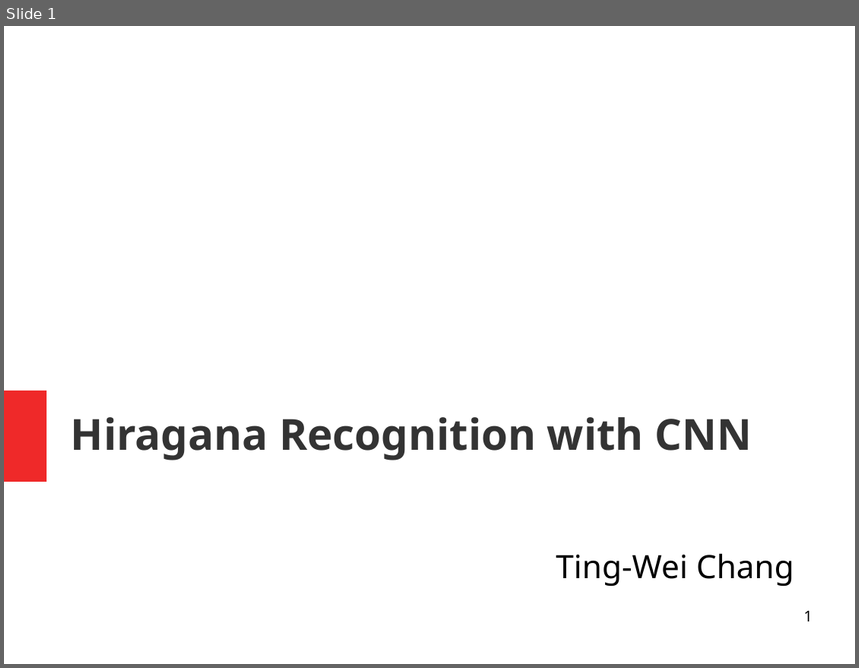
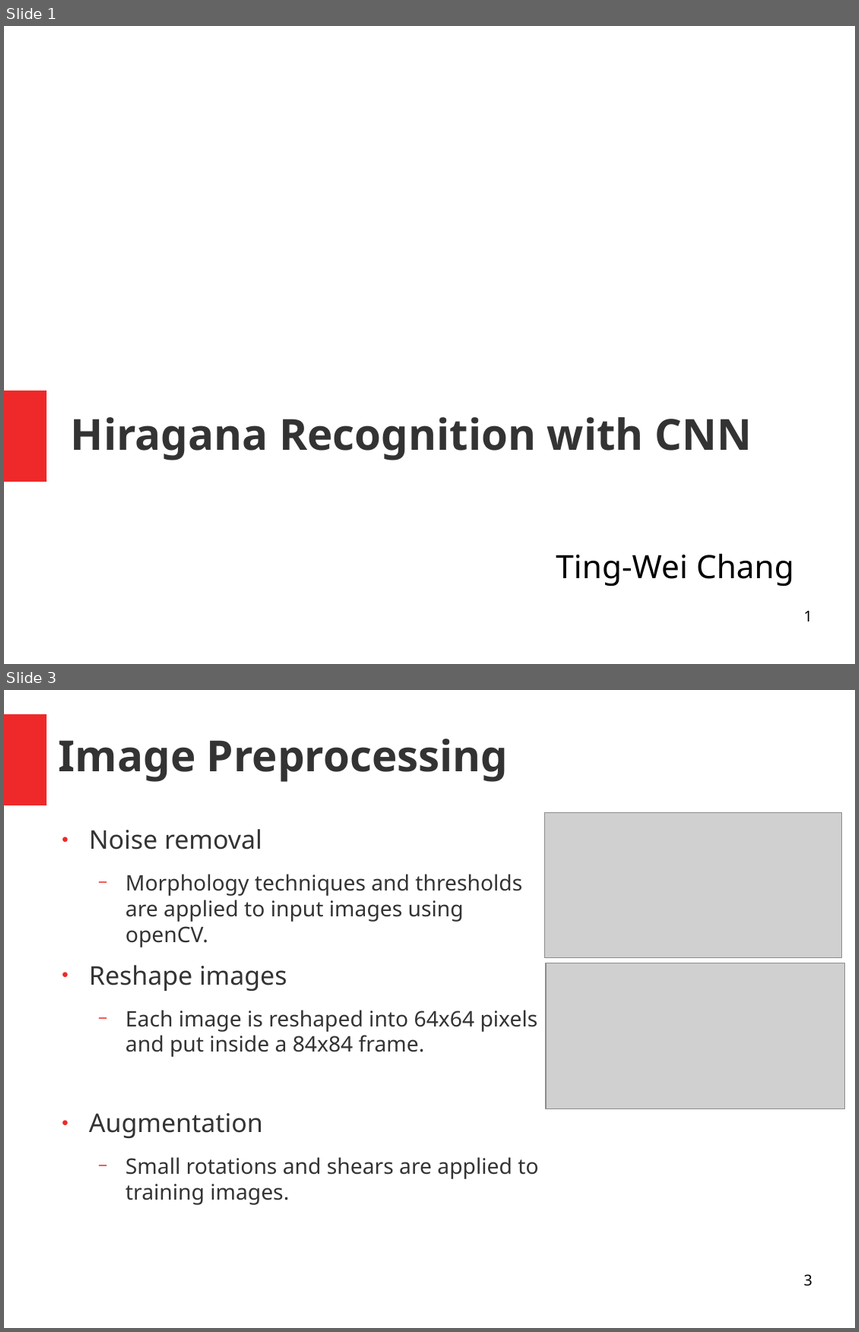
Before and after one commit to tim840818/nihongo_recognition, a slide deck: Hiragana-Recognition.odp. Shown one above the other, each under a label of ours: slide 1 before the commit, slides 1 and 3 after it; the slides between them are not shown. The pictures are 859x668 and 859x1332 pixels, drawn with LibreOffice and Linux fonts; fonts in the diff are those of the drawing; grey boxes stand for pictures. Boxes give left, top, right and bottom in pixels: in the first picture for what was removed or moved away, otherwise in the second. Text is boxed around its words. In the diff, an @@ line names an element or a change of style, - is before the commit and + after.

```diff
--- a/Hiragana-Recognition.odp
+++ b/Hiragana-Recognition.odp
@@ slide 3 added at (4,690,855,1328), background #FFFFFF @@
@@ rectangle added at (4,714,47,805), fill #EF2929 @@
@@ title added at (59,739,509,782), 40 pt, text #333333, bold @@
+Image Preprocessing
@@ picture added at (545,813,843,958) @@
@@ text added at (89,829,538,1205), 20 pt, text #333333 @@
+● Noise removal
+  − Morphology techniques and thresholds are applied to input images using openCV.
+● Reshape images
+  − Each image is reshaped into 64x64 pixels and put inside a 84x84 frame.
+● Augmentation
+  − Small rotations and shears are applied to training images.
@@ picture added at (546,964,846,1110) @@
@@ page number added at (804,1274,813,1287), 14 pt, text #000000 @@
+3
```
Also in this commit, not shown: 1 slide changed, 5 other slides added, 3 slides removed, 3 other files.
